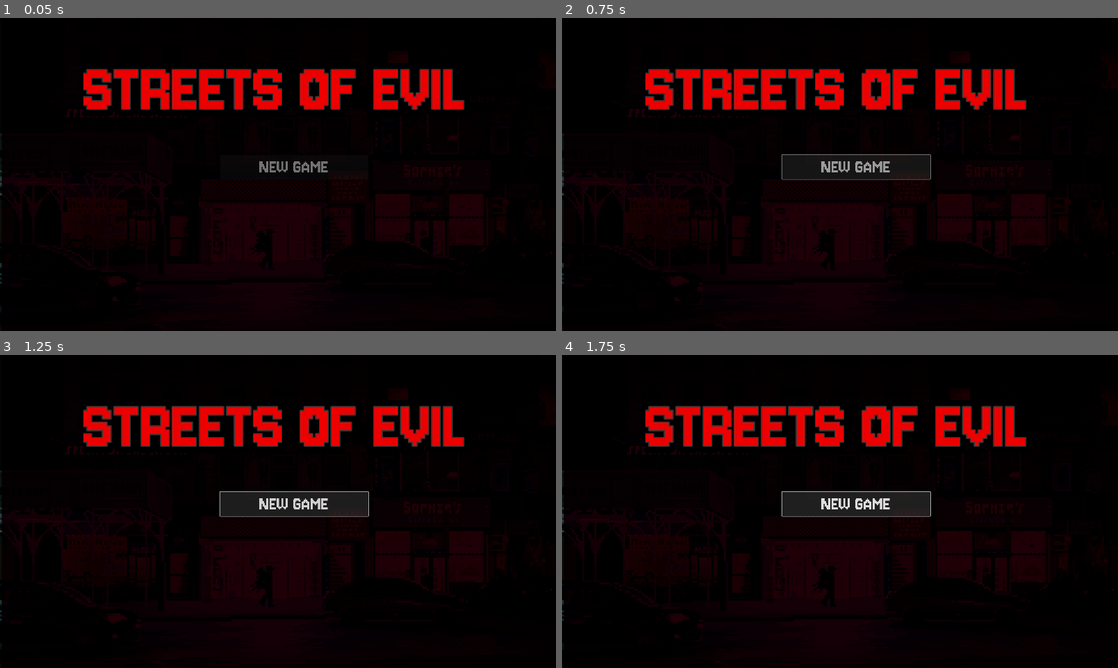
Above: before the commit, frames 1-4 (two rows, left to right).
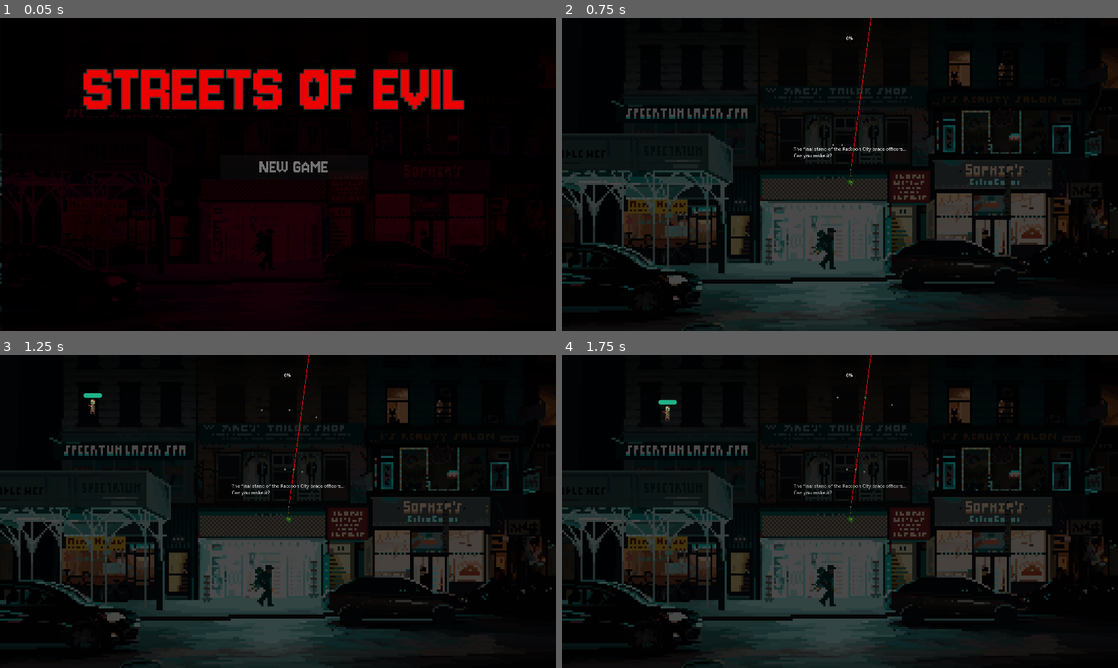
Above: after the commit, the same moments.

Repository: blacksagres/streets-of-evil
Game: Godot game, scene res://world.tscn
Two runs of this game, one before a commit and one after it. Both use one fixed random seed, a clock stepped at 60 frames per second and the inputs below.
Inputs (mouse positions are in pixels of both pictures, inside the frame that each line leads up to):
- Up to frame 1 (0.05 s): no input
- Up to frame 2 (0.75 s): click "NEW GAME" at 0.5 s
- Up to frame 3 (1.25 s): no input
- Up to frame 4 (1.75 s): click (856, 505) at 1.25 s, where only the run before the commit has a clickable "NEW GAME"

Frame 1 is identical in both runs. In frame 2, 33% of the frame differs, in the area x 0-100%, y 0-100%; in frame 3, 34%; in frame 4, 34%.

Commit message:
add reusable menu button and signal to the world the state change

Diff:
--- /dev/null
+++ b/components/menus/components/menu_button.gd
@@ -0,0 +1,28 @@
+extends Node2D
+class_name NewGameButton
+
+
+@onready var button := $Button
+@onready var animation_player := $AnimationPlayer
+
+@export var on_click : Callable
+
+# Called when the node enters the scene tree for the first time.
+func _ready() -> void:
+	animation_player.pause()
+	button.connect('mouse_entered', _on_button_focus_entered)
+	button.connect('mouse_exited', _on_button_focus_exited)
+	button.connect('pressed', _on_click)
+
+
+func _on_button_focus_entered() -> void:
+	animation_player.play("pulse")
+
+func _on_button_focus_exited() -> void:
+	animation_player.pause()
+
+func _on_click() -> void:
+	if not on_click.is_valid():
+		return
+
+	on_click.call()
--- /dev/null
+++ b/components/menus/components/menu_button.tscn
@@ -0,0 +1,53 @@
+[gd_scene load_steps=7 format=3 uid="uid://dycepdknp5ji1"]
+
+[ext_resource type="Script" uid="uid://da7w6mqhncgfm" path="res://components/menus/components/menu_button.gd" id="1_4pbkt"]
+[ext_resource type="FontFile" uid="uid://bm80lk671tqyh" path="res://assets/fonts/Jersey10-Regular.ttf" id="2_lqclc"]
+
+[sub_resource type="Theme" id="Theme_mpy17"]
+
+[sub_resource type="Animation" id="Animation_gtdlh"]
+length = 0.001
+
+[sub_resource type="Animation" id="Animation_mpy17"]
+resource_name = "pulse"
+length = 2.0
+loop_mode = 1
+tracks/0/type = "value"
+tracks/0/imported = false
+tracks/0/enabled = true
+tracks/0/path = NodePath("Button:modulate")
+tracks/0/interp = 1
+tracks/0/loop_wrap = true
+tracks/0/keys = {
+"times": PackedFloat32Array(0, 1.03333, 1.96667),
+"transitions": PackedFloat32Array(1, 1, 1),
+"update": 0,
+"values": [Color(1, 1, 1, 0.5), Color(1, 1, 1, 1), Color(1, 1, 1, 0.5)]
+}
+
+[sub_resource type="AnimationLibrary" id="AnimationLibrary_wqopl"]
+_data = {
+&"RESET": SubResource("Animation_gtdlh"),
+&"pulse": SubResource("Animation_mpy17")
+}
+
+[node name="MenuButton" type="Node2D"]
+process_mode = 3
+script = ExtResource("1_4pbkt")
+
+[node name="Button" type="Button" parent="."]
+modulate = Color(1, 1, 1, 0.828694)
+offset_left = 760.0
+offset_top = 472.0
+offset_right = 1272.0
+offset_bottom = 556.0
+theme = SubResource("Theme_mpy17")
+theme_override_fonts/font = ExtResource("2_lqclc")
+theme_override_font_sizes/font_size = 70
+text = "NEW GAME"
+
+[node name="AnimationPlayer" type="AnimationPlayer" parent="."]
+libraries = {
+&"": SubResource("AnimationLibrary_wqopl")
+}
+autoplay = "pulse"
--- /dev/null
+++ b/components/menus/components/new_game_button.tscn
@@ -0,0 +1,5 @@
+[gd_scene load_steps=2 format=3 uid="uid://coocens6no01y"]
+
+[ext_resource type="PackedScene" uid="uid://dycepdknp5ji1" path="res://components/menus/components/menu_button.tscn" id="1_3mqnr"]
+
+[node name="NewGameButton" instance=ExtResource("1_3mqnr")]
--- a/components/menus/menu_button.gd
+++ /dev/null
@@ -1,17 +0,0 @@
-extends Node2D
-
-
-@onready var button := $Button
-@onready var animation_player := $AnimationPlayer
-# Called when the node enters the scene tree for the first time.
-func _ready() -> void:
-	animation_player.pause()
-	button.connect('mouse_entered', on_button_focus_entered)
-	button.connect('mouse_exited', on_button_focus_exited)
-
-
-func on_button_focus_entered() -> void:
-	animation_player.play("pulse")
-
-func on_button_focus_exited() -> void:
-	animation_player.pause()
--- /dev/null
+++ b/components/menus/start_menu.gd
@@ -0,0 +1,11 @@
+extends Node2D
+
+@onready var new_game_button := $NewGameButton
+# Called when the node enters the scene tree for the first time.
+func _ready() -> void:
+	new_game_button.on_click = _on_new_game_click
+
+func _on_new_game_click() -> void:
+	self.z_index = -10
+	self.visible = false
+	GameController.start()
--- a/components/menus/start_menu.tscn
+++ b/components/menus/start_menu.tscn
@@ -1,43 +1,17 @@
-[gd_scene load_steps=9 format=3 uid="uid://dgqbjsucu2qbf"]
+[gd_scene load_steps=6 format=3 uid="uid://dgqbjsucu2qbf"]
 
 [ext_resource type="Texture2D" uid="uid://dl5pmj3xjvpde" path="res://assets/pixel-art-street-test.jpg" id="1_mpy17"]
+[ext_resource type="Script" uid="uid://cgoha77r340y3" path="res://components/menus/start_menu.gd" id="1_wqopl"]
 [ext_resource type="FontFile" uid="uid://bm80lk671tqyh" path="res://assets/fonts/Jersey10-Regular.ttf" id="2_gtdlh"]
-[ext_resource type="Script" uid="uid://da7w6mqhncgfm" path="res://components/menus/menu_button.gd" id="3_gtdlh"]
+[ext_resource type="PackedScene" uid="uid://coocens6no01y" path="res://components/menus/components/new_game_button.tscn" id="4_wqopl"]
 
 [sub_resource type="Theme" id="Theme_dwbse"]
 default_font = ExtResource("2_gtdlh")
 default_font_size = 250
 
-[sub_resource type="Theme" id="Theme_mpy17"]
-
-[sub_resource type="Animation" id="Animation_mpy17"]
-resource_name = "pulse"
-length = 2.0
-loop_mode = 1
-tracks/0/type = "value"
-tracks/0/imported = false
-tracks/0/enabled = true
-tracks/0/path = NodePath("Button:modulate")
-tracks/0/interp = 1
-tracks/0/loop_wrap = true
-tracks/0/keys = {
-"times": PackedFloat32Array(0, 1.03333, 1.96667),
-"transitions": PackedFloat32Array(1, 1, 1),
-"update": 0,
-"values": [Color(1, 1, 1, 0.5), Color(1, 1, 1, 1), Color(1, 1, 1, 0.5)]
-}
-
-[sub_resource type="Animation" id="Animation_gtdlh"]
-length = 0.001
-
-[sub_resource type="AnimationLibrary" id="AnimationLibrary_wqopl"]
-_data = {
-&"RESET": SubResource("Animation_gtdlh"),
-&"pulse": SubResource("Animation_mpy17")
-}
-
 [node name="StartMenu" type="Node2D"]
 z_index = 10
+script = ExtResource("1_wqopl")
 
 [node name="Background" type="Sprite2D" parent="."]
 modulate = Color(0.12549, 0, 0.0313726, 1)
@@ -58,23 +32,4 @@
 theme_override_constants/shadow_outline_size = 100
 text = "STREETS OF EVIL"
 
-[node name="MenuButton" type="Node2D" parent="."]
-process_mode = 3
-script = ExtResource("3_gtdlh")
-
-[node name="Button" type="Button" parent="MenuButton"]
-modulate = Color(1, 1, 1, 0.860691)
-offset_left = 760.0
-offset_top = 472.0
-offset_right = 1272.0
-offset_bottom = 556.0
-theme = SubResource("Theme_mpy17")
-theme_override_fonts/font = ExtResource("2_gtdlh")
-theme_override_font_sizes/font_size = 70
-text = "NEW GAME"
-
-[node name="AnimationPlayer" type="AnimationPlayer" parent="MenuButton"]
-libraries = {
-&"": SubResource("AnimationLibrary_wqopl")
-}
-autoplay = "pulse"
+[node name="NewGameButton" parent="." instance=ExtResource("4_wqopl")]
--- a/system/game_controller.gd
+++ b/system/game_controller.gd
@@ -6,6 +6,8 @@
 	PAUSED,
 	GAME_OVER
 }
+
+signal game_state_changed(new_state: GameState)
 
 var state := GameState.START_MENU
 
--- a/world.gd
+++ b/world.gd
@@ -42,19 +42,21 @@
 	damage_boon.connect("pressed", on_damage_boon_clicked)
 	movement_speed_boon.connect("pressed", on_movement_speed_boon_clicked)
 
-
+	GameController.game_state_changed.connect(_on_game_state_changed)
 
 # Called every frame. 'delta' is the elapsed time since the previous frame.
 func _process(delta: float) -> void:
-	get_tree().paused = [
-		GameController.GameState.PAUSED,
-		GameController.GameState.START_MENU
-	].has(GameController.state)
-
 	# Vanishing text
 	debug_label.text = JSON.stringify(player.get_player_parameters(), "\t")
 	splash_text.modulate.a -= delta / 5
 	pass
+
+
+func _on_game_state_changed(new_state: GameController.GameState) -> void:
+		get_tree().paused = [
+		GameController.GameState.PAUSED,
+		GameController.GameState.START_MENU
+	].has(GameController.state)
 
 
 func on_mob_timeout_spawn():
Renamed: components/menus/menu_button.gd.uid -> components/menus/components/menu_button.gd.uid
Not shown, added: components/menus/start_menu.gd.uid
